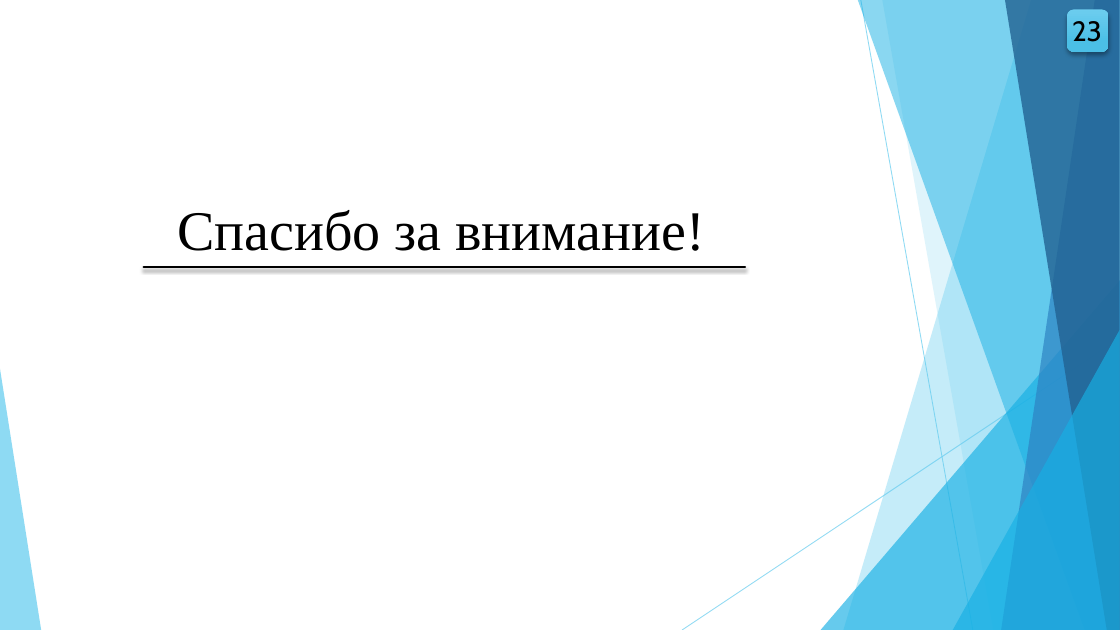
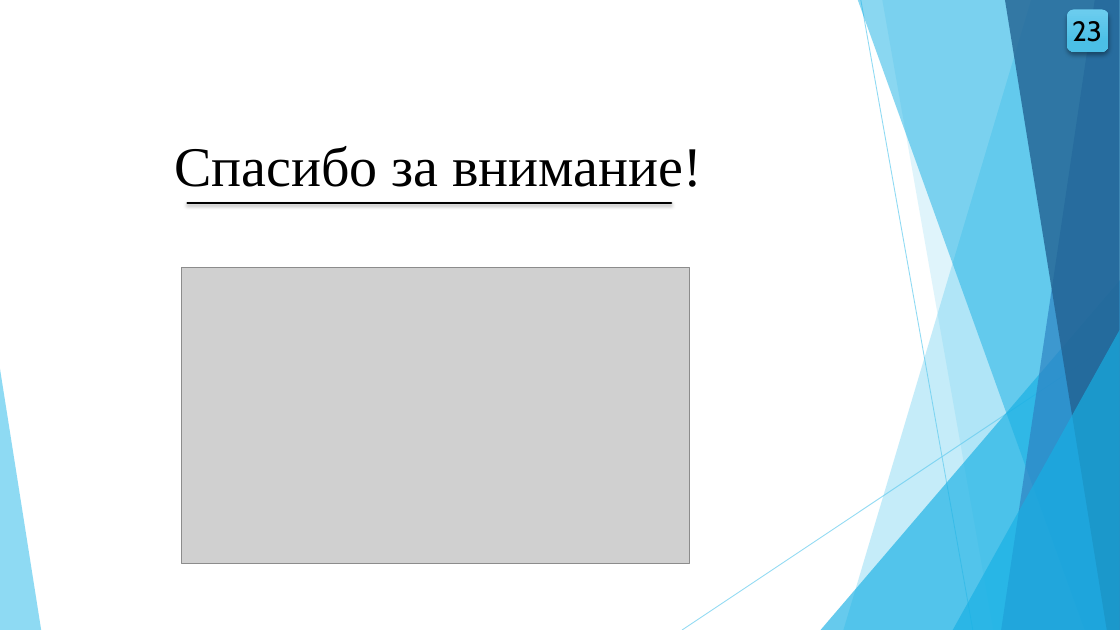
Before and after one commit to wolfufu/EpidemicModelsApp, a slide deck: slide 23 of VKR_Volkova_VMO41.pptx. Drawn at 1120x630 pixels with LibreOffice and Linux fonts; fonts in the diff are those of the drawing; grey boxes stand for pictures. Boxes give left, top, right and bottom in pixels: in the first picture for what was removed or moved away, otherwise in the second. Text is boxed around its words. In the diff, an @@ line names an element or a change of style, - is before the commit and + after.

```diff
--- a/VKR_Volkova_VMO41.pptx
+++ b/VKR_Volkova_VMO41.pptx
@@ text "Спасибо за внимание!": place and size @@
-text "Спасибо за внимание!" at <box>177,210,705,251</box>
+text "Спасибо за внимание!" at <box>174,146,702,187</box>
@@ line moved from (144, 267) - (745, 267) to (187, 202) - (671, 202) @@
@@ picture added at <box>181,267,690,564</box> @@
```
Also in this commit, not shown: 4 other slides changed, 6 other files.
